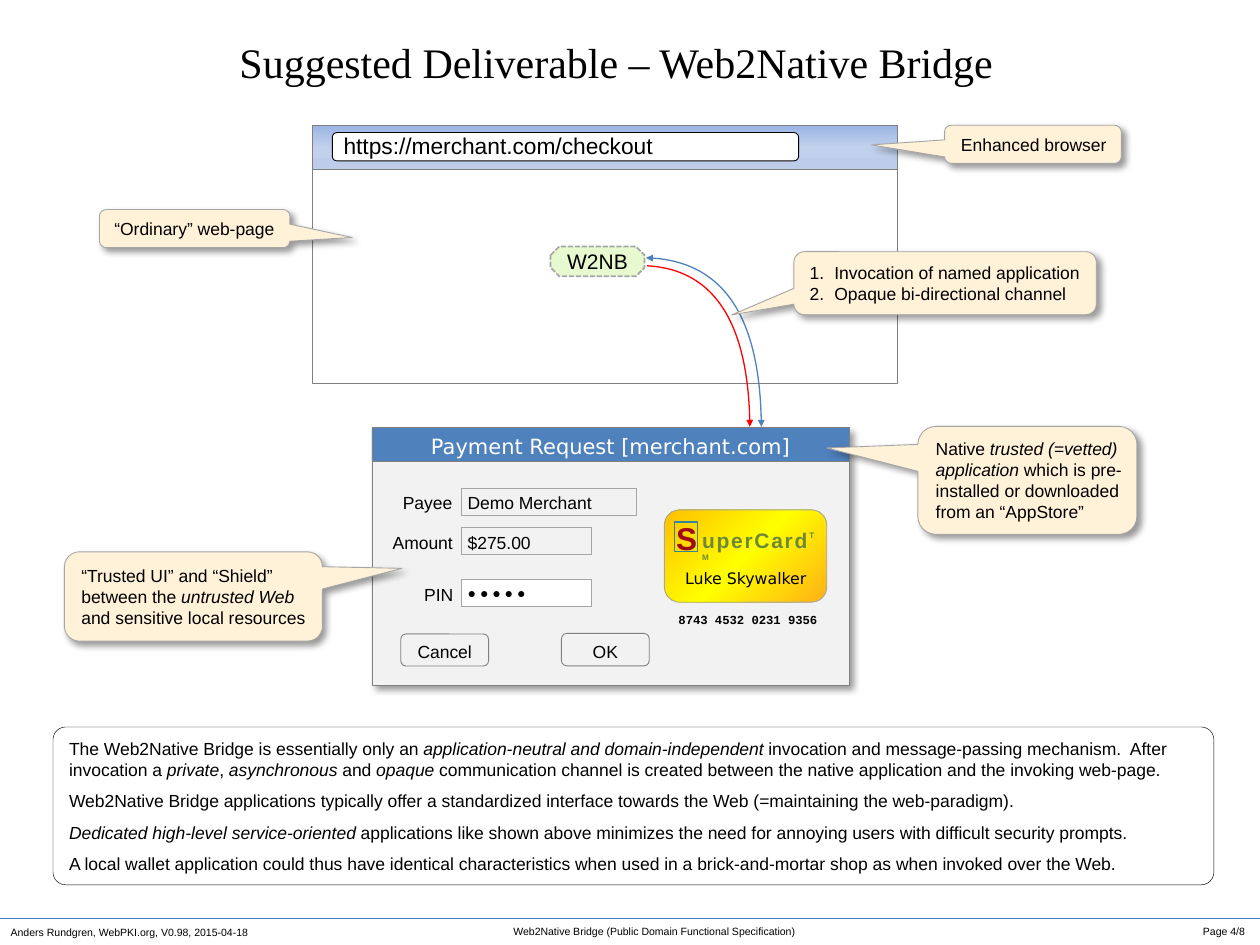
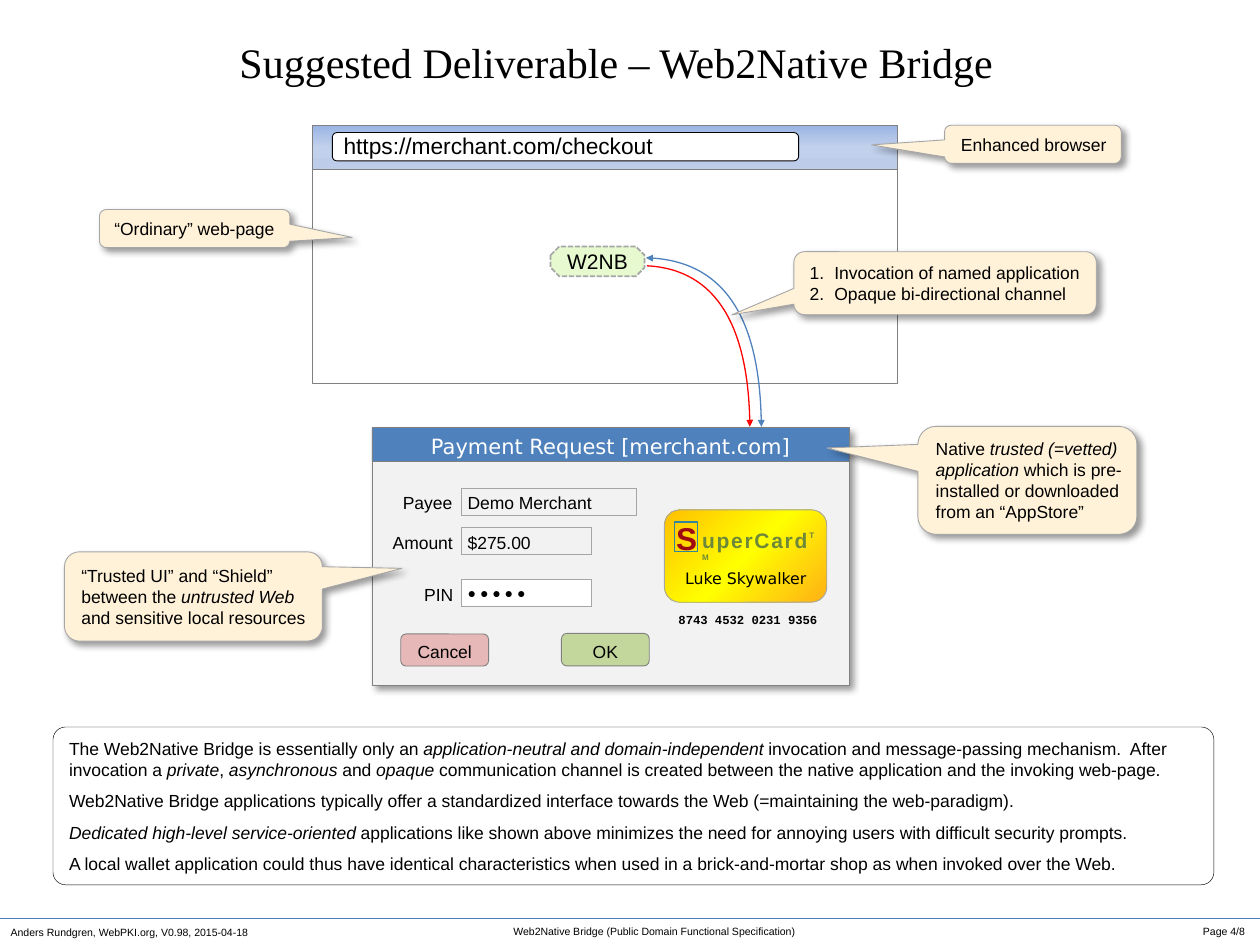
Before and after one commit to cyberphone/openkeystore.old, a slide deck: slide 4 of resources/docs/web2native-bridge.pptx. Drawn at 1260x945 pixels with LibreOffice and Linux fonts; fonts in the diff are those of the drawing. Boxes give left, top, right and bottom in pixels: in the first picture for what was removed or moved away, otherwise in the second. Text is boxed around its words. In the diff, an @@ line names an element or a change of style, - is before the commit and + after.

```diff
--- a/resources/docs/web2native-bridge.pptx
+++ b/resources/docs/web2native-bridge.pptx
@@ rounded rectangle "Cancel" at [401,634,489,665]: fill #F2F2F2 to #E6B9B8 @@
@@ rounded rectangle "OK" at [562,634,650,667]: fill #F2F2F2 to #C3D69B @@
```
Also in this commit, not shown: 2 other slides changed, 3 other files.
